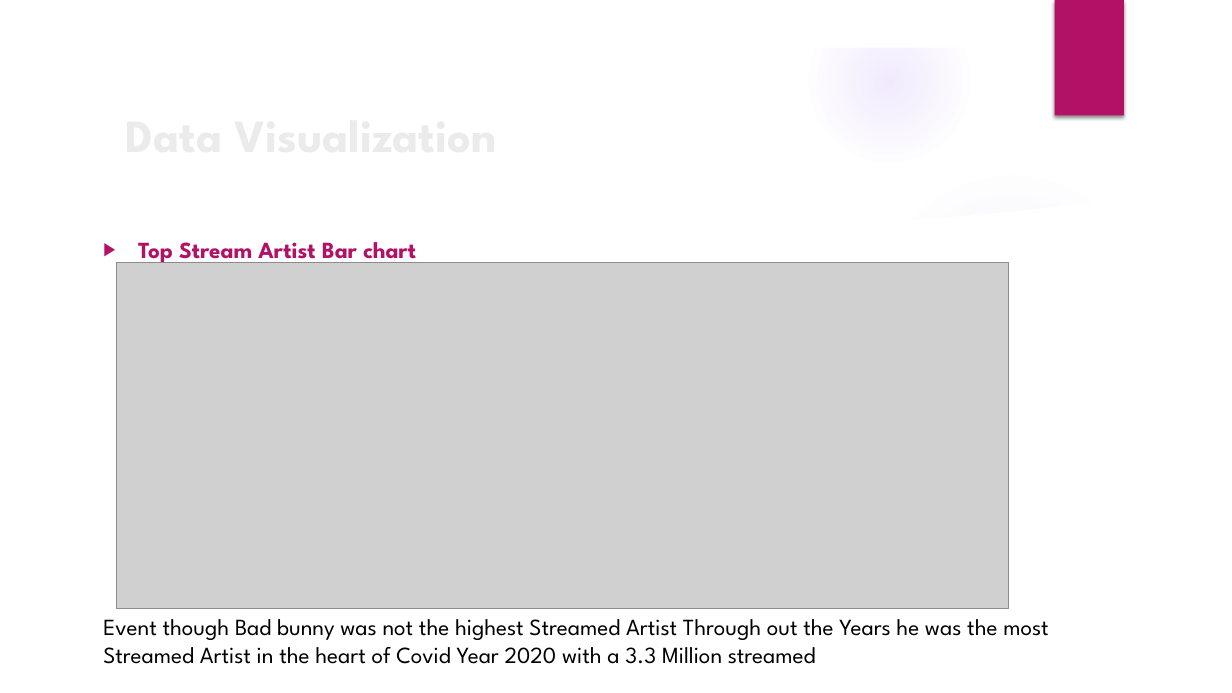
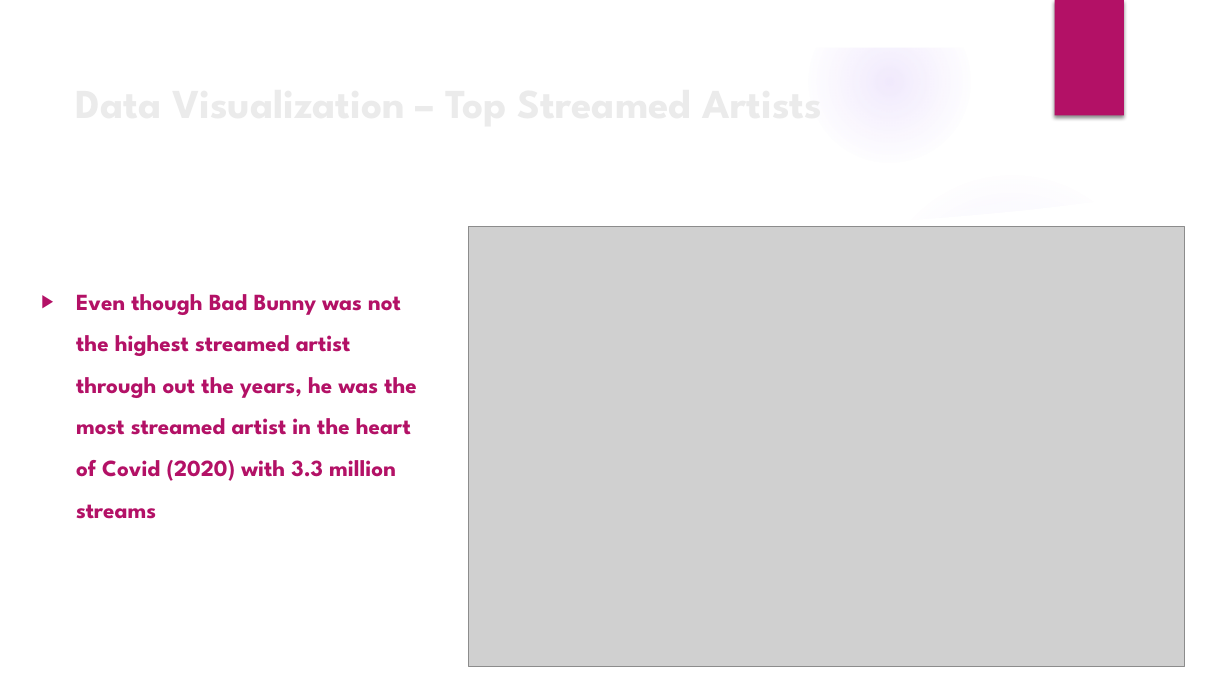
Before and after one commit to The-Music-Notes/Music_Data, a slide deck: slide 11 of Music Notes 2024.pptx. Drawn at 1232x693 pixels with LibreOffice and Linux fonts; fonts in the diff are those of the drawing; grey boxes stand for pictures; background and template pictures are left out. Boxes give left, top, right and bottom in pixels: in the first picture for what was removed or moved away, otherwise in the second. Text is boxed around its words. In the diff, an @@ line names an element or a change of style, - is before the commit and + after.

```diff
--- a/Music Notes 2024.pptx
+++ b/Music Notes 2024.pptx
@@ title at [67,66,952,137]: text changed; size 36 to 32 pt @@
-Data Visualization
+Data Visualization – Top Streamed Artists
@@ picture added at [469,226,1185,666] @@
@@ picture removed at [116,262,1008,609] @@
@@ text at [76,294,417,519]: text changed @@
-▶ Top Stream Artist Bar chart
+▶ Even though Bad Bunny was not the highest streamed artist through out the years, he was the most streamed artist in the heart of Covid (2020) with 3.3 million streams
@@ text removed at [103,619,1048,664] @@
-Event though Bad bunny was not the highest Streamed Artist Through out the Years he was the most Streamed Artist in the heart of Covid Year 2020 with a 3.3 Million streamed
```
Also in this commit, not shown: 13 other slides changed, 1 slide added, 1 slide removed, 1 other file.
